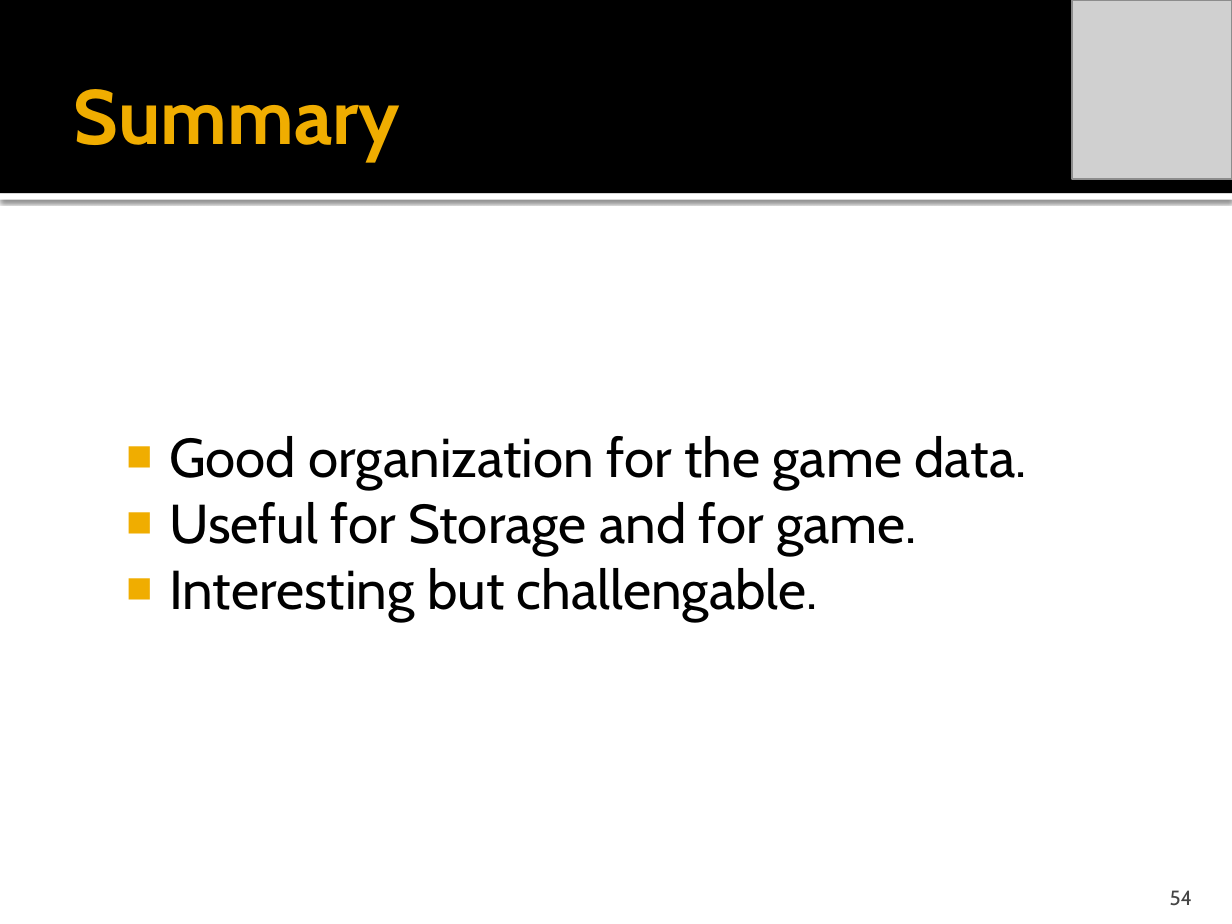
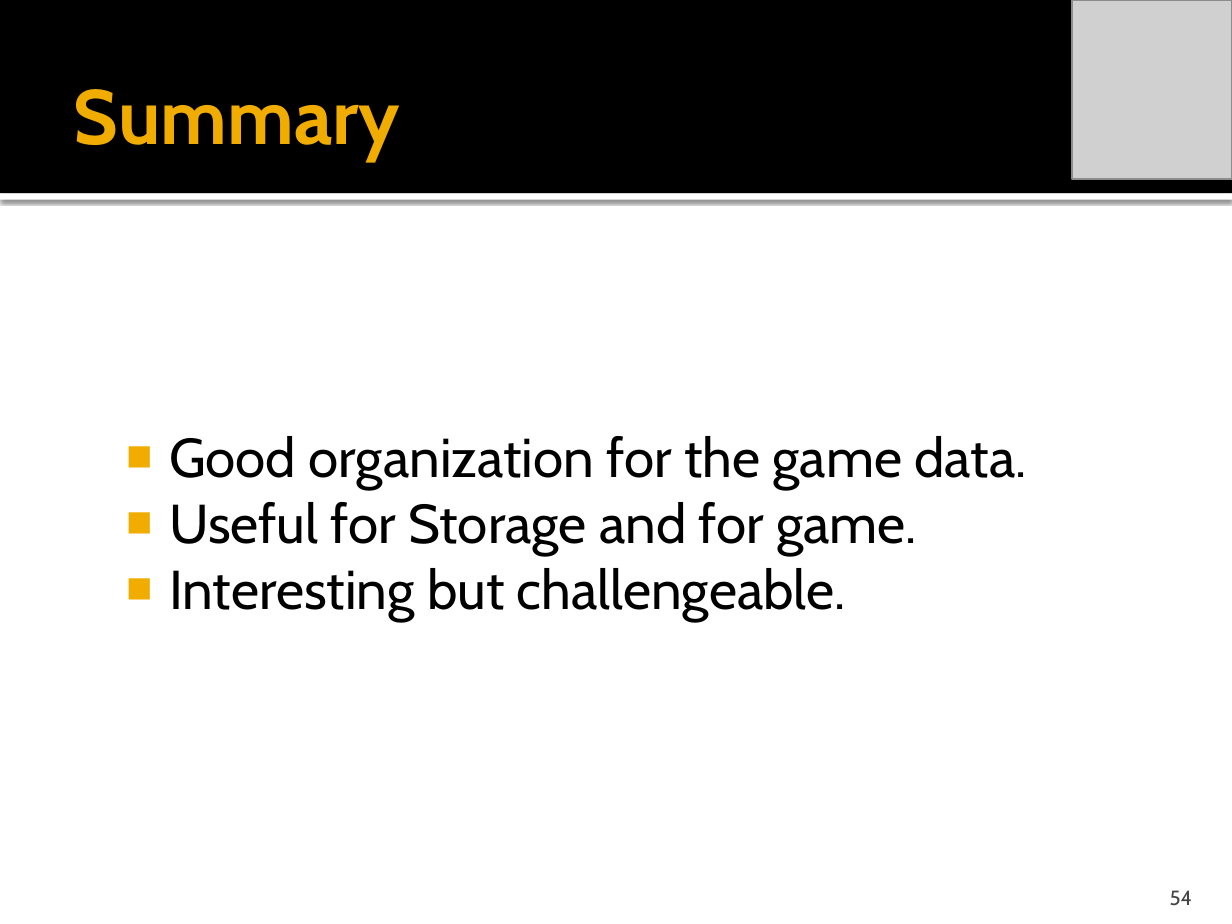
Before and after one commit to idxExtropy/duel-reality, a slide deck: slide 54 of Docs/DUELREALITY_FINAL_b.pptx. Drawn at 1232x924 pixels with LibreOffice and Linux fonts; fonts in the diff are those of the drawing; grey boxes stand for pictures. Boxes give left, top, right and bottom in pixels: in the first picture for what was removed or moved away, otherwise in the second. Text is boxed around its words. In the diff, an @@ line names an element or a change of style, - is before the commit and + after.

```diff
--- a/Docs/DUELREALITY_FINAL_b.pptx
+++ b/Docs/DUELREALITY_FINAL_b.pptx
@@ text at (x1=169, y1=568, x2=846, y2=621): text changed @@
-■ Interesting but challengable.
+■ Interesting but challengeable.
```
